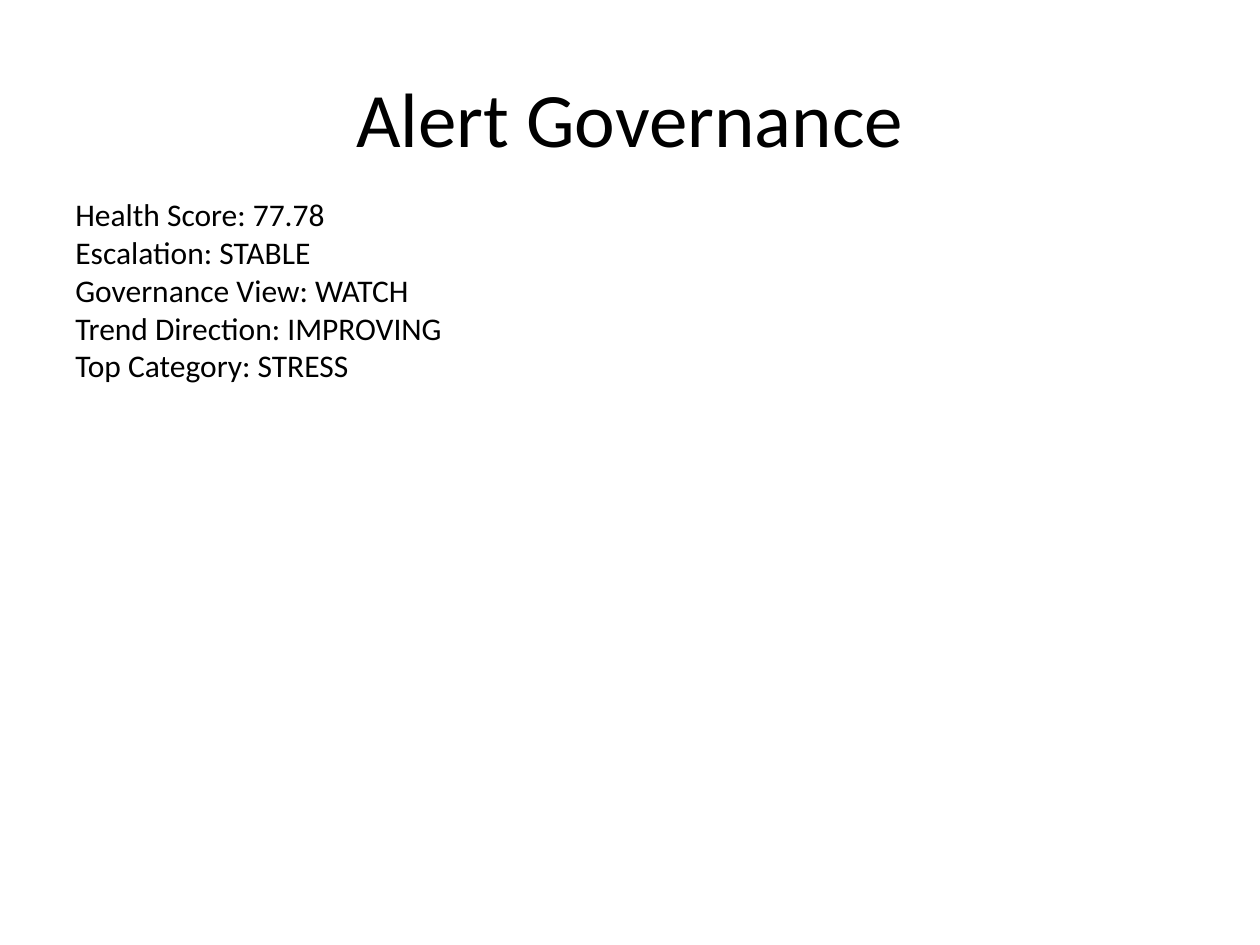
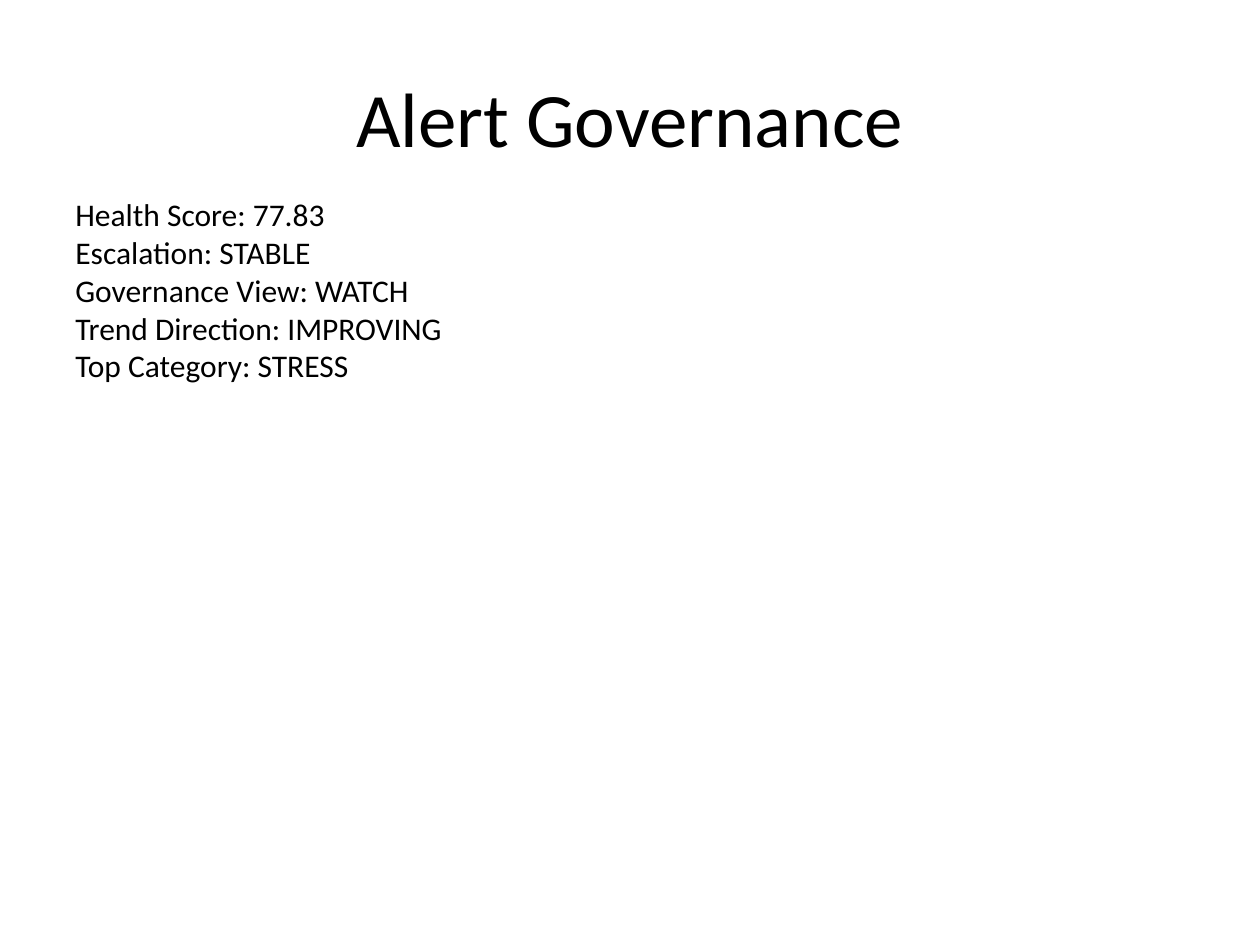
Before and after one commit to sakshinekkala28/Institutional_Quant_Platform, a slide deck: slide 8 of data/reports/investment_committee_presentation.pptx. Drawn at 1260x945 pixels with LibreOffice and Linux fonts; fonts in the diff are those of the drawing. Boxes give left, top, right and bottom in pixels: in the first picture for what was removed or moved away, otherwise in the second. Text is boxed around its words. In the diff, an @@ line names an element or a change of style, - is before the commit and + after.

```diff
--- a/data/reports/investment_committee_presentation.pptx
+++ b/data/reports/investment_committee_presentation.pptx
@@ text at [75,204,325,227]: text changed @@
-Health Score: 77.78
+Health Score: 77.83
```
Also in this commit, not shown: 3 other slides changed, 14 other files.
